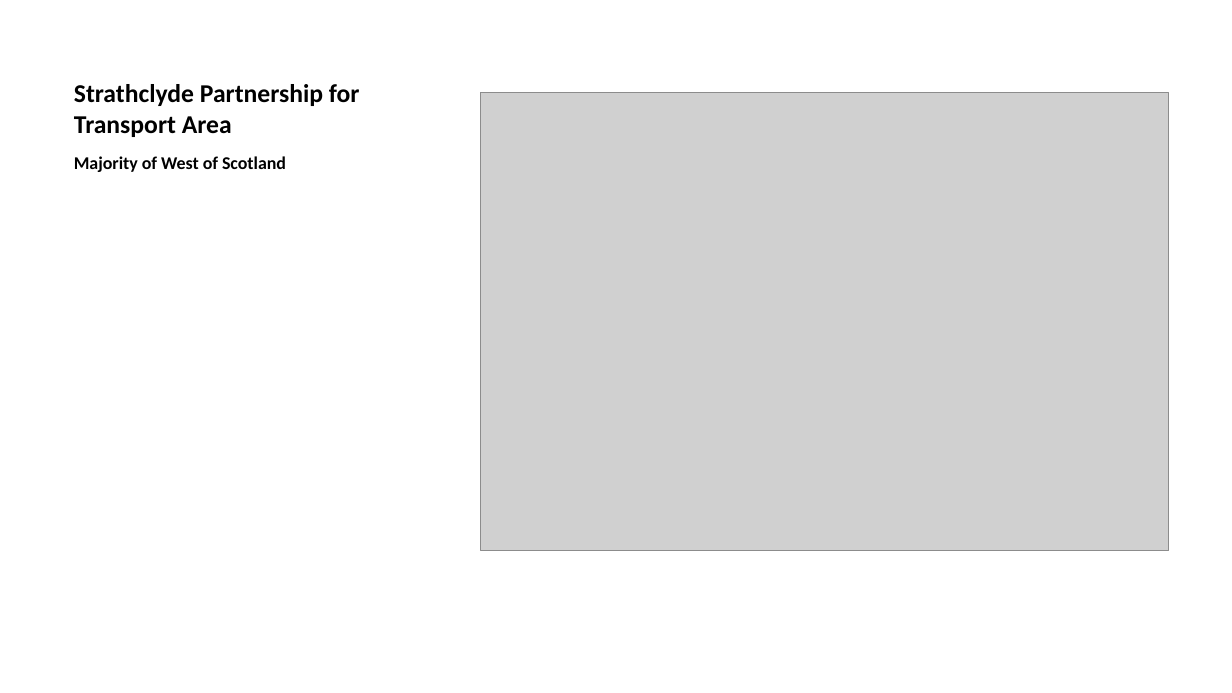
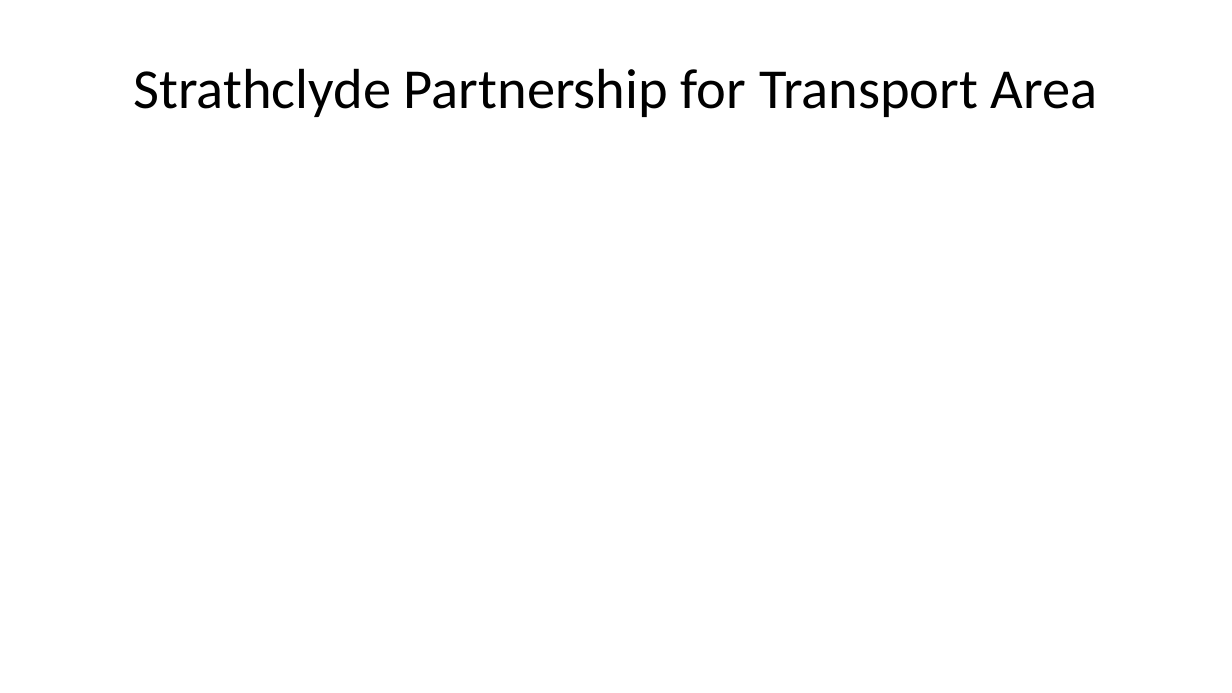
Before and after one commit to SamAllwood/Scotland_Bus_Access, a slide deck: slide 4 of slides.pptx (slide 5 before the commit). Drawn at 1232x693 pixels with LibreOffice and Linux fonts; fonts in the diff are those of the drawing; grey boxes stand for pictures. Boxes give left, top, right and bottom in pixels: in the first picture for what was removed or moved away, otherwise in the second. Text is boxed around its words. In the diff, an @@ line names an element or a change of style, - is before the commit and + after.

```diff
--- a/slides.pptx
+++ b/slides.pptx
@@ title "Strathclyde Partnership for Transport Area" at (x1=133, y1=68, x2=1098, y2=117): size 15 to 33 pt, bold off; alignment left to centre; vertical alignment bottom to middle @@
@@ picture removed at (x1=480, y1=92, x2=1168, y2=551) @@
@@ text removed at (x1=74, y1=156, x2=286, y2=172) @@
-Majority of West of Scotland
```
Also in this commit, not shown: 2 other slides changed, 1 slide added, 1 slide removed.
